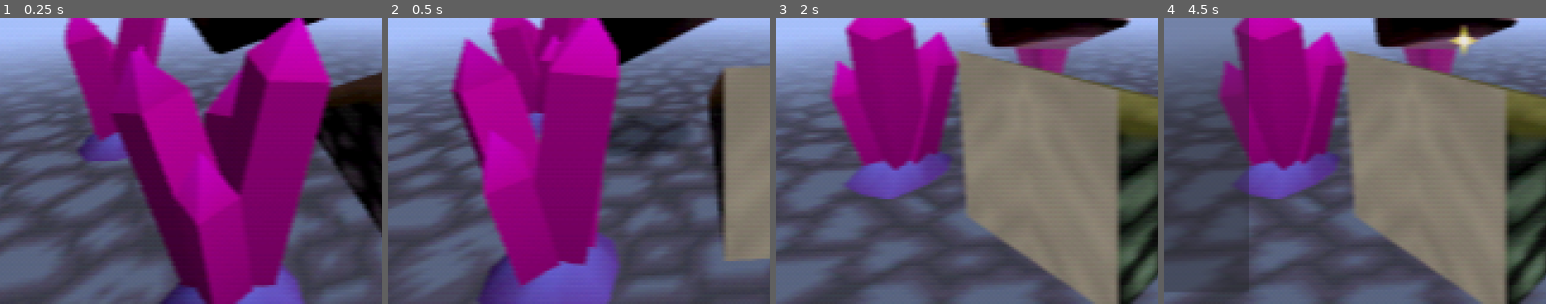
Above: before the commit, frames 1-4 (left to right).
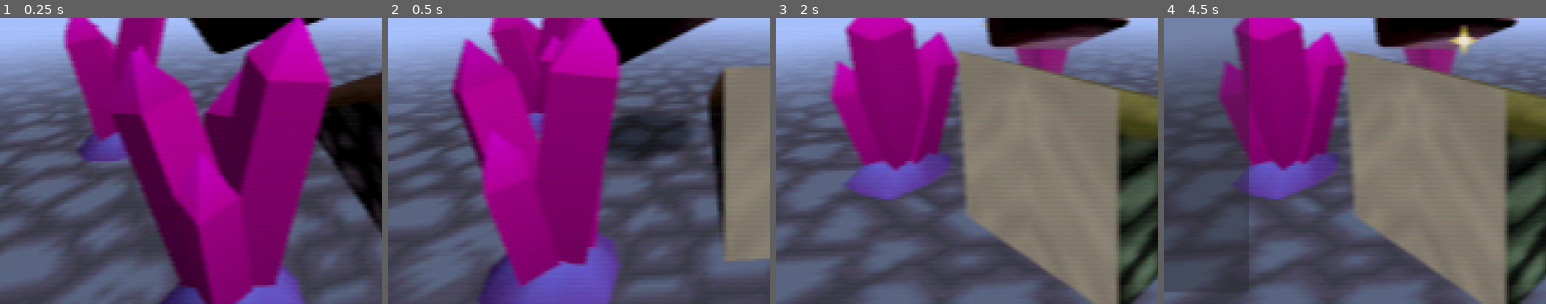
Above: after the commit, the same moments.

Repository: MenacingMecha/godot-n64-shader-demo
Game: Godot game, scene res://main.tscn
Same seed, same stepped clock (60 frames per second), same inputs: the game is played once before the commit and once after it. The engine's default icon, where the game draws it, is replaced by a stand-in: a white triangle on a blue panel in a dark square.
Inputs (mouse positions are % of the whole screen's width and height, from its top left):
- Up to frame 1 (0.25 s): no input
- Up to frame 2 (0.5 s): no input
- Up to frame 3 (2 s): tap Enter (ui_accept) at 0.5, 0.77, 1.52 s
- Up to frame 4 (4.5 s): click "Toggle Options" at 2.75 s; click (15, 9) at 3.5 s; click (15, 9) at 4.25 s
The pictures show only the part of the screen within x 5-55%, y 50-100%; the shares and areas given below are measured in that part.

The runs differ from the first frame. In frame 2, 0.3% of the frame differs, in the area x 58-81%, y 34-50%; in frame 3, less than 0.1%; in frame 4, less than 0.1%.

Commit message:
Shadow visual is now a `MeshInstance` instead of `Sprite3D`

Diff:
--- a/world/shadow/shadow.gd
+++ b/world/shadow/shadow.gd
@@ -1,4 +1,4 @@
-extends Sprite3D
+extends Spatial
 
 export (float, 0, 10) var scale_min = 1
 export (float, 0, 10) var scale_max = 2
--- a/world/shadow/shadow.tscn
+++ b/world/shadow/shadow.tscn
@@ -1,15 +1,17 @@
-[gd_scene load_steps=3 format=2]
+[gd_scene load_steps=4 format=2]
 
-[ext_resource path="res://world/shadow/shadow.png" type="Texture" id=1]
+[ext_resource path="res://world/shadow/shadow_mat.tres" type="Material" id=1]
 [ext_resource path="res://world/shadow/shadow.gd" type="Script" id=2]
 
+[sub_resource type="PlaneMesh" id=1]
+size = Vector2( 1, 1 )
 
-
-[node name="BoxShadow" type="Sprite3D"]
-transform = Transform( 3.2649, 0, 0, 0, -1.42713e-07, 1, 0, -3.2649, -4.37114e-08, -0.839, 0, 0.225 )
-modulate = Color( 1, 1, 1, 0.635294 )
-texture = ExtResource( 1 )
+[node name="BoxShadow" type="Spatial"]
 script = ExtResource( 2 )
 scale_min = 3.0
 scale_max = 7.0
 max_distance_from_ground = 3.0
+
+[node name="MeshInstance" type="MeshInstance" parent="."]
+mesh = SubResource( 1 )
+material/0 = ExtResource( 1 )
--- a/world/shadow/shadow.tres
+++ b/world/shadow/shadow_mat.tres
@@ -3,18 +3,10 @@
 [ext_resource path="res://shaders/n64_lit_transparent.shader" type="Shader" id=1]
 [ext_resource path="res://world/shadow/shadow.png" type="Texture" id=2]
 
-
-
-
-
-
-
 [resource]
 shader = ExtResource( 1 )
-shader_param/color = Color( 1, 1, 1, 0.65098 )
-shader_param/specular_intensity = null
-shader_param/resolution = 256.0
-shader_param/cull_distance = 100.0
+shader_param/modulate_color = Color( 1, 1, 1, 0.78 )
 shader_param/uv_scale = Vector2( 1, 1 )
 shader_param/uv_offset = Vector2( 0, 0 )
+shader_param/uv_pan_velocity = Vector2( 0, 0 )
 shader_param/albedoTex = ExtResource( 2 )
--- a/world/world.tscn
+++ b/world/world.tscn
@@ -54,7 +54,9 @@
 script = ExtResource( 13 )
 
 [node name="BoxShadow" parent="." instance=ExtResource( 6 )]
-transform = Transform( 3.2649, 0, 0, 0, -1.42713e-07, 1, 0, -3.2649, -4.37114e-08, -1.05202, 0.0997695, 0.0395253 )
+transform = Transform( 1, 0, 0, 0, 1, 0, 0, 0, 1, -1.05202, 0.0997695, 0.0395253 )
+scale_min = 1.3
+scale_max = 2.0
 
 [node name="BoxLit" type="MeshInstance" parent="."]
 transform = Transform( 0.613118, 0, 0, 0, 0.613118, 0, 0, 0, 0.613118, 1, 2.236, 0 )
